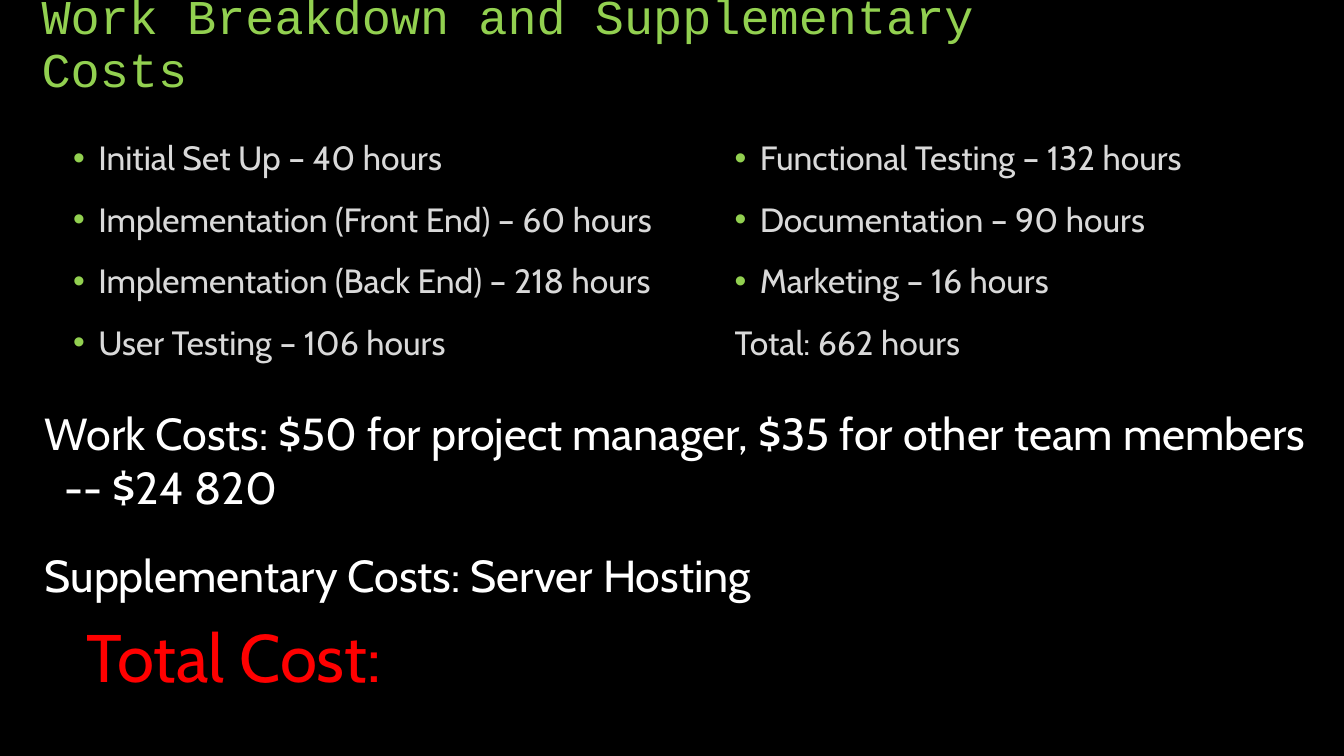
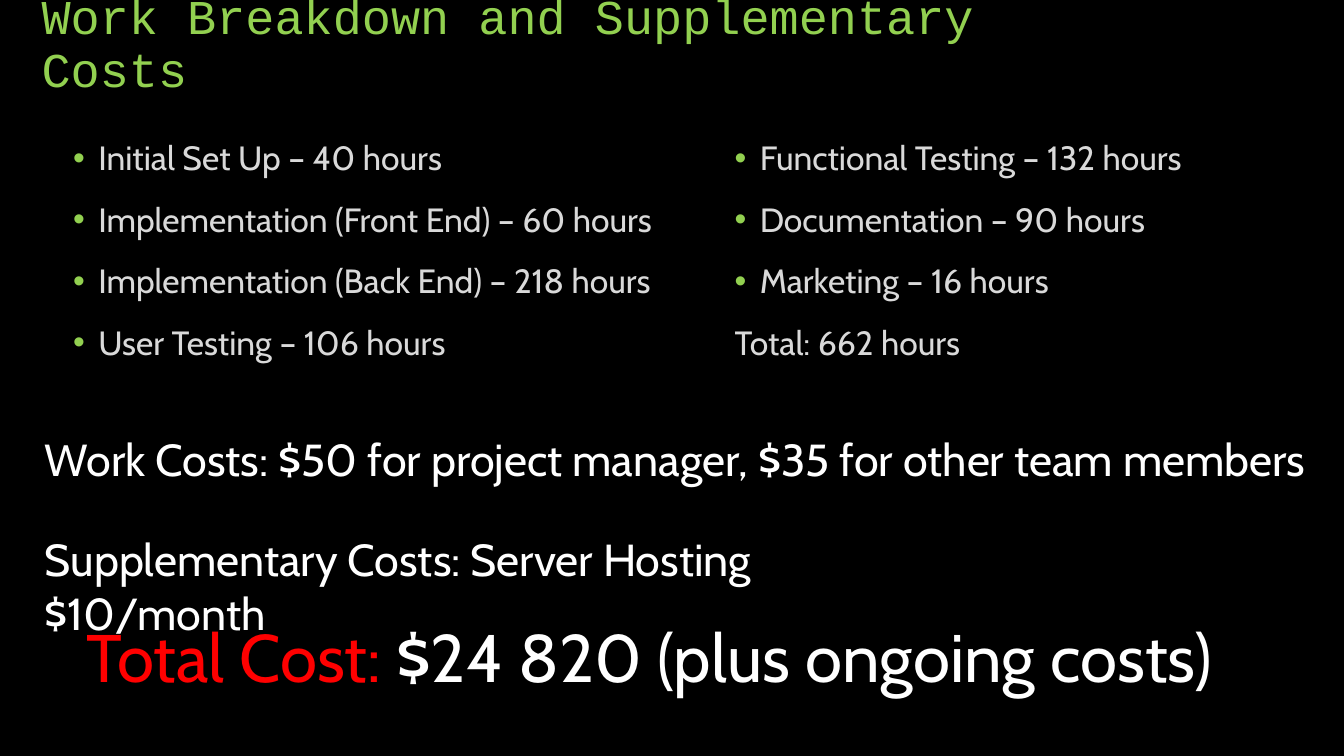
Before and after one commit to bvlahh/deco3801-them, a slide deck: slide 3 of Sprint Zero THEM Project.pptx. Drawn at 1344x756 pixels with LibreOffice and Linux fonts; fonts in the diff are those of the drawing. Boxes give left, top, right and bottom in pixels: in the first picture for what was removed or moved away, otherwise in the second. Text is boxed around its words. In the diff, an @@ line names an element or a change of style, - is before the commit and + after.

```diff
--- a/Sprint Zero THEM Project.pptx
+++ b/Sprint Zero THEM Project.pptx
@@ text "Work Costs: $50 for project ...": place and size @@
-text "Work Costs: $50 for project ..." at [45,416,1305,506]
+text "Work Costs: $50 for project ..." at [45,442,1305,487]
@@ text at [113,470,278,506]: paragraph removed @@
--- $24 820
@@ text at [45,542,751,640]: text changed @@
-Supplementary Costs: Server Hosting
+Supplementary Costs: Server Hosting $10/month
@@ text at [87,626,1212,698]: text changed; text colour #FF0000 to #FFFFFF @@
-Total Cost:
+Total Cost: $24 820 (plus ongoing costs)
```
Also in this commit, not shown: 1 other slide changed, 2 slides added, 1 slide removed.
